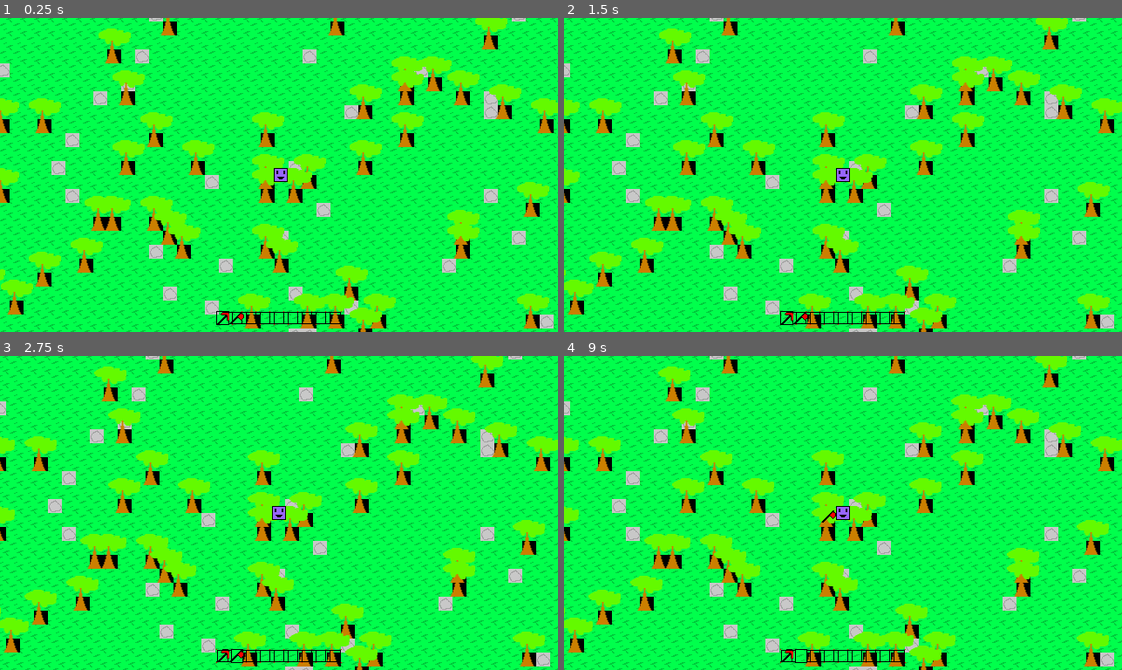
Above: before the commit, frames 1-4 (two rows, left to right).
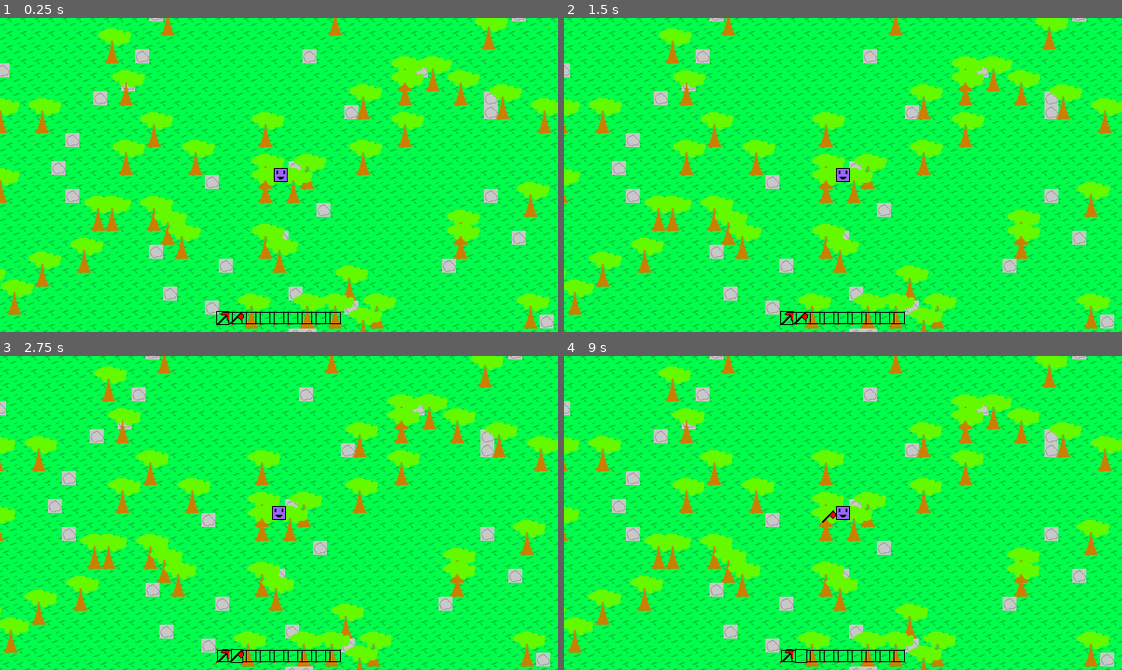
Above: after the commit, the same moments.

Repository: Pokebrouserkat/world
Game: Godot game, scene res://scenes/world.tscn
Same seed, same stepped clock (60 frames per second), same inputs: the game is played once before the commit and once after it. Sound files missing from this copy of the repository are replaced by a short silence.
Inputs (mouse positions are in pixels of both pictures, inside the frame that each line leads up to):
- Up to frame 1 (0.25 s): no input
- Up to frame 2 (1.5 s): tap Enter at 0.5 s; move the mouse to (965, 159) at 0.52 s; hold Right 0.53-1.25 s; tap 1 at 0.6 s; click (965, 159) at 0.67 s; click (787, 319) at 1.27 s
- Up to frame 3 (2.75 s): click (234, 657) at 2.02 s
- Up to frame 4 (9 s): click (815, 657) at 2.77 s; click (831, 657) at 3.52 s; click (843, 657) at 4.27 s; click (854, 657) at 5.02 s; click (870, 657) at 5.77 s; click (887, 657) at 6.52 s; click (898, 657) at 7.27 s; tap Space at 8 s; drag from (731, 528) to (815, 575) at 8.02 s; tap Enter at 8.75 s; move the mouse to (898, 443) at 8.77 s; hold Right from 8.78 s (still down); tap Q at 8.85 s

The runs differ from the first frame. In frame 1, 2.2% of the frame differs, in the area x 0-100%, y 1-100%; in frame 2, 2.2%; in frame 3, 2.2%; in frame 4, 2.2%, in the area x 0-99%, y 1-100%.

Commit message:
Add repeating grass background behind tiles
Fills visual gaps that appear before tiles generate with a tiling grass texture that follows the camera.

🤖 Generated with [Claude Code](https://claude.com/claude-code)

Co-Authored-By: Claude Opus 4.5 <noreply@anthropic.com>

Diff:
--- a/scenes/world.tscn
+++ b/scenes/world.tscn
@@ -1,7 +1,8 @@
-[gd_scene load_steps=11 format=3 uid="uid://1upm5bo81qsc"]
+[gd_scene load_steps=12 format=3 uid="uid://1upm5bo81qsc"]
 
 [ext_resource type="Texture2D" uid="uid://huo76fjmjhqp" path="res://sprites/grass.png" id="1_f3sb7"]
 [ext_resource type="Script" uid="uid://b6hktgs6xgdqk" path="res://scripts/world.gd" id="2_world"]
+[ext_resource type="Script" uid="uid://btlo8o54tldoa" path="res://scripts/grass_background.gd" id="3_grass_bg"]
 [ext_resource type="Texture2D" uid="uid://7ces8w53o73e" path="res://sprites/rock.png" id="4_rock"]
 [ext_resource type="PackedScene" path="res://scenes/hotbar.tscn" id="5_hotbar"]
 [ext_resource type="Texture2D" uid="uid://ctpqvjo54ixdk" path="res://sprites/tree.png" id="6_tree"]
@@ -32,6 +33,14 @@
 
 [node name="Node2D" type="Node2D"]
 
+[node name="GrassBackground" type="Sprite2D" parent="."]
+z_index = -1
+texture_repeat = 2
+texture = ExtResource("1_f3sb7")
+region_enabled = true
+region_rect = Rect2(0, 0, 2048, 2048)
+script = ExtResource("3_grass_bg")
+
 [node name="TileMapLayer" type="TileMapLayer" parent="."]
 y_sort_enabled = true
 tile_set = SubResource("TileSet_gv5m4")
--- /dev/null
+++ b/scripts/grass_background.gd
@@ -0,0 +1,7 @@
+extends Sprite2D
+
+func _process(_delta: float) -> void:
+	var canvas_xform = get_canvas_transform()
+	var camera_pos = -canvas_xform.origin / canvas_xform.get_scale()
+	# Snap to tile grid to avoid sub-pixel jitter
+	position = Vector2(snappedf(camera_pos.x, 16), snappedf(camera_pos.y, 16))
Not shown, added: scripts/grass_background.gd.uid
